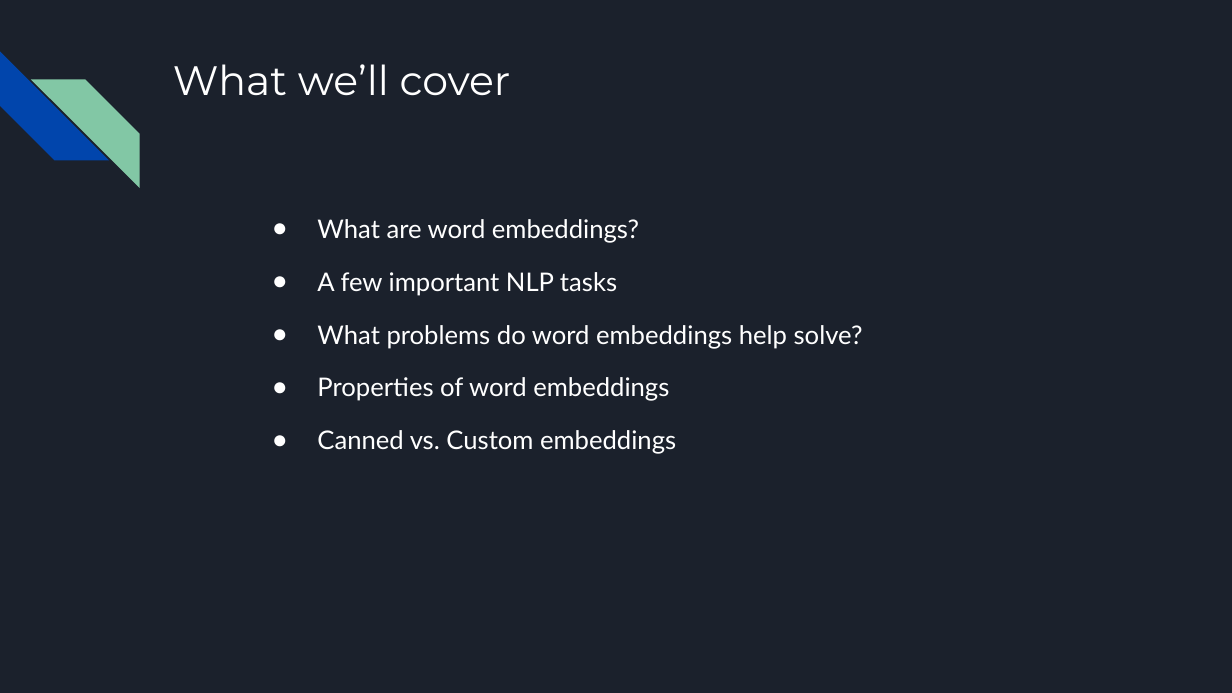
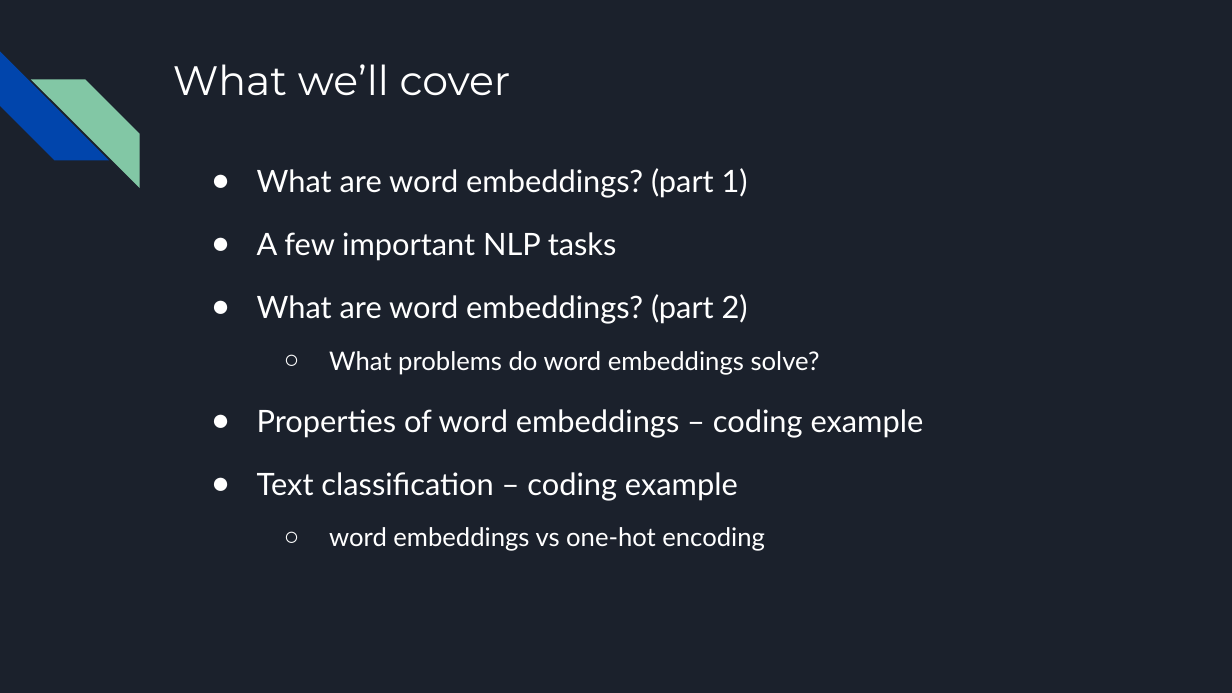
Before and after one commit to MichaelSzczepaniak/WordEmbeddings, a slide deck: slide 3 of word_embeddings_30min.odp. Drawn at 1232x693 pixels with LibreOffice and Linux fonts; fonts in the diff are those of the drawing. Boxes give left, top, right and bottom in pixels: in the first picture for what was removed or moved away, otherwise in the second. Text is boxed around its words. In the diff, an @@ line names an element or a change of style, - is before the commit and + after.

```diff
--- a/word_embeddings_30min.odp
+++ b/word_embeddings_30min.odp
@@ text "What are word embeddings? (part ...": place and size @@
-text "What are word embeddings? (part ..." at [317,219,863,454]
+text "What are word embeddings? (part ..." at [257,168,924,551]
@@ text at [257,168,748,198]: text changed; size 15 to 18 pt @@
-● What are word embeddings?
+● What are word embeddings? (part 1)
@@ text at [257,232,617,261]: size 15 to 18 pt in "A few important NLP tasks"; line spacing 1.05 to 1.15 @@
@@ text at [257,294,924,551]: text changed; size 15 to 18 pt @@
-● What problems do word embeddings help solve?
-● Properties of word embeddings
-● Canned vs. Custom embeddings
+● What are word embeddings? (part 2)
+  ○ What problems do word embeddings solve?
+● Properties of word embeddings – coding example
+● Text classification – coding example
+  ○ word embeddings vs one-hot encoding
```
Also in this commit, not shown: 4 other slides changed, 5 slides added, 6 slides removed.
